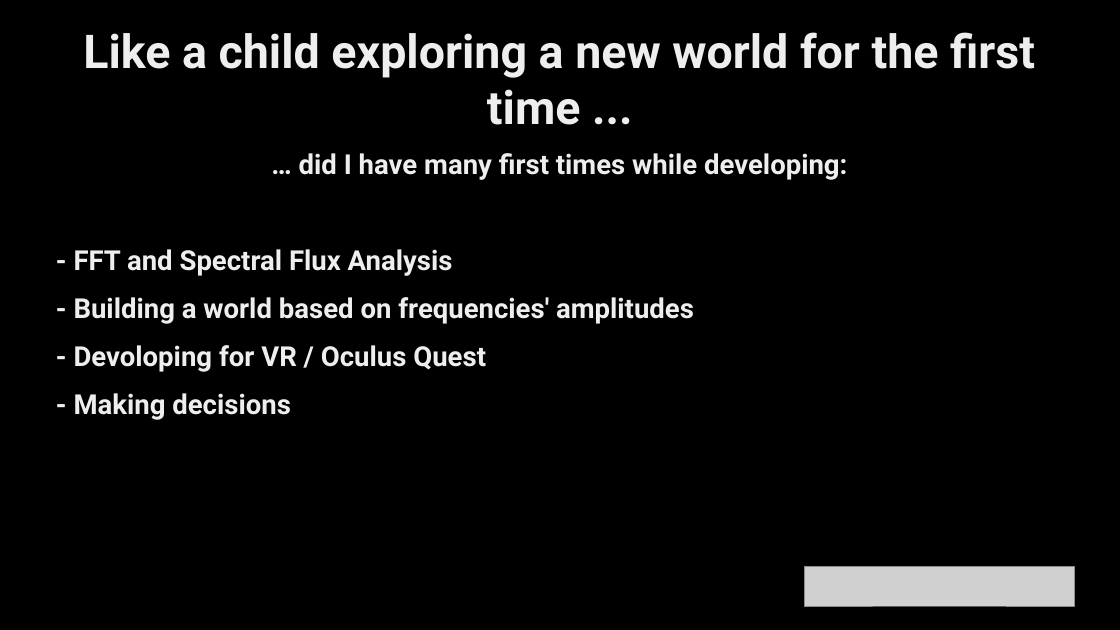
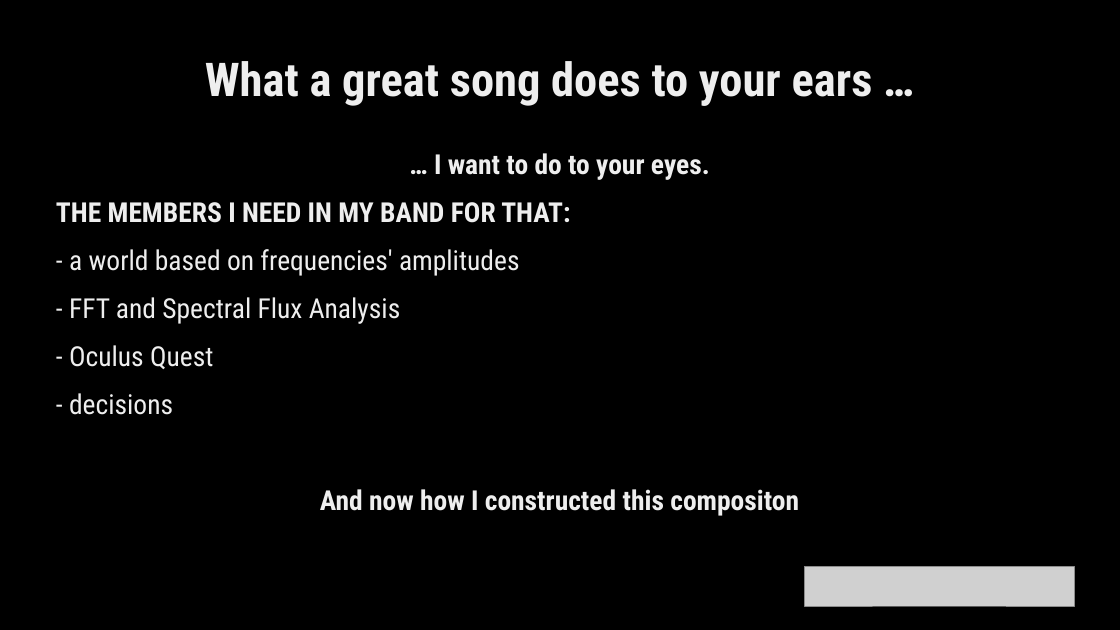
Before and after one commit to etlaM21/Chromesthesia, a slide deck: slide 3 of FINAL_PRESENTATON.odp. Drawn at 1120x630 pixels with LibreOffice and Linux fonts; fonts in the diff are those of the drawing; grey boxes stand for pictures. Boxes give left, top, right and bottom in pixels: in the first picture for what was removed or moved away, otherwise in the second. Text is boxed around its words. In the diff, an @@ line names an element or a change of style, - is before the commit and + after.

```diff
--- a/FINAL_PRESENTATON.odp
+++ b/FINAL_PRESENTATON.odp
@@ title at (205, 61, 873, 106): text changed; font Roboto to Roboto Condensed @@
-Like a child exploring a new world for the first time ...
+What a great song does to your ears …
@@ text at (56, 153, 710, 276): text changed; font Roboto to Roboto Condensed @@
-… did I have many first times while developing:
+… I want to do to your eyes.
+THE MEMBERS I NEED IN MY BAND FOR THAT:
+- a world based on frequencies' amplitudes
@@ text at (69, 297, 401, 324): font Roboto to Roboto Condensed, bold off in "- FFT and Spectral Flux Analysis" @@
@@ text at (69, 345, 799, 516): text changed; font Roboto to Roboto Condensed @@
-- Building a world based on frequencies' amplitudes
-- Devoloping for VR / Oculus Quest
-- Making decisions
+- Oculus Quest
+- decisions
+And now how I constructed this compositon
```
Also in this commit, not shown: 1 other slide changed, 8 slides added, 2 slides removed, 2 other files.
